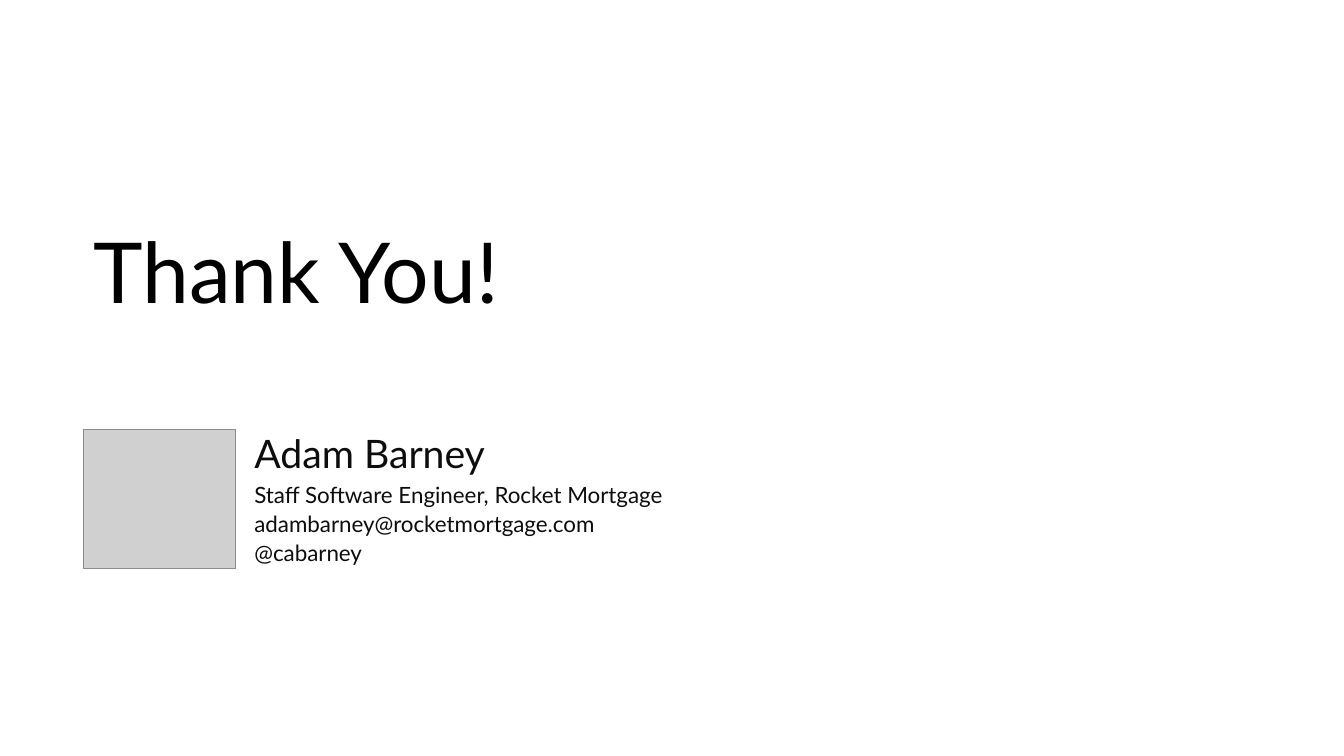
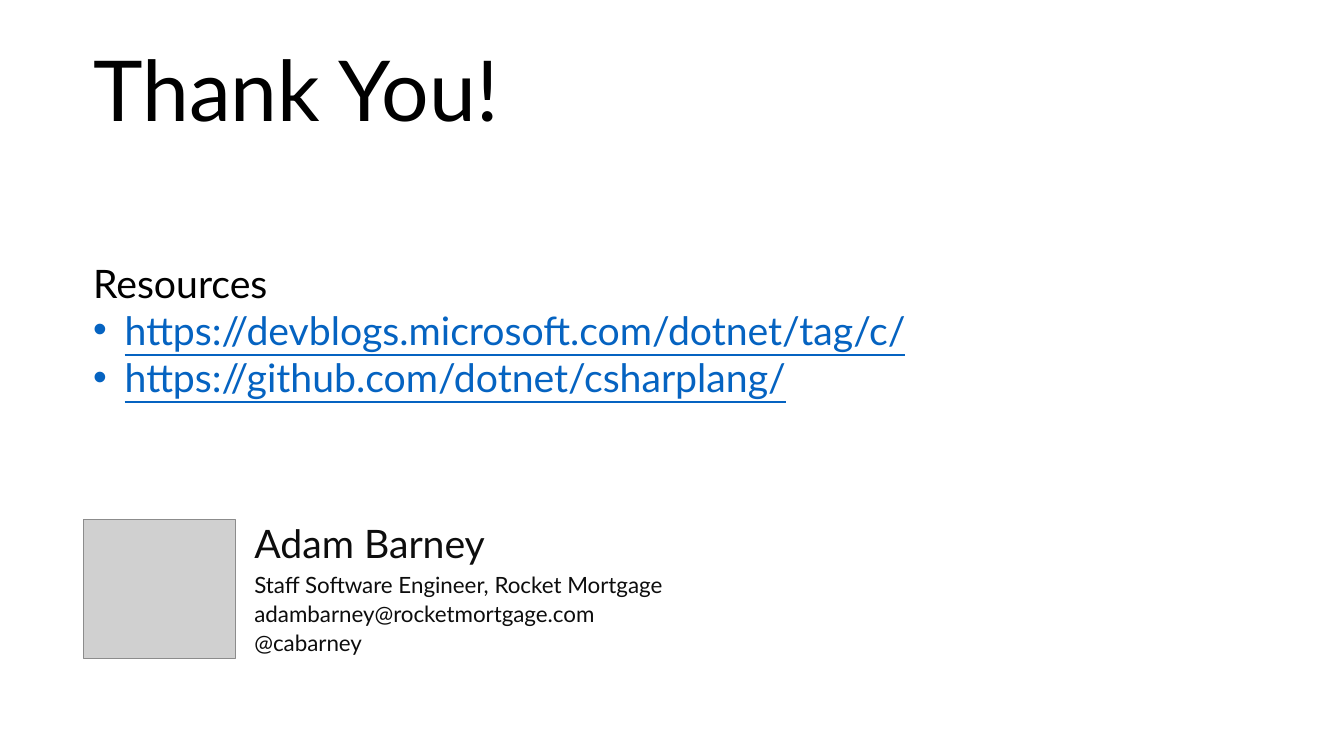
Before and after one commit to cabarney/keeping-up-with-csharp, a slide deck: slide 18 of Keeping up with C#.pptx. Drawn at 1344x756 pixels with LibreOffice and Linux fonts; fonts in the diff are those of the drawing; grey boxes stand for pictures; background and template pictures are left out. Boxes give left, top, right and bottom in pixels: in the first picture for what was removed or moved away, otherwise in the second. Text is boxed around its words. In the diff, an @@ line names an element or a change of style, - is before the commit and + after.

```diff
--- a/Keeping up with C#.pptx
+++ b/Keeping up with C#.pptx
@@ title "Thank You!": place and size @@
-title "Thank You!" at (93,241,499,304)
+title "Thank You!" at (93,59,499,122)
@@ text added at (93,270,906,399), 28 pt, text #0563C1, underline @@
+Resources
+• https://devblogs.microsoft.com/dotnet/tag/c/
+• https://github.com/dotnet/csharplang/
@@ 4 texts, 1 picture: place and size @@
-4 texts, 1 picture at (84,430,662,569)
+4 texts, 1 picture at (84,519,662,658)
```
Also in this commit, not shown: 2 other slides changed, 1 other file.
